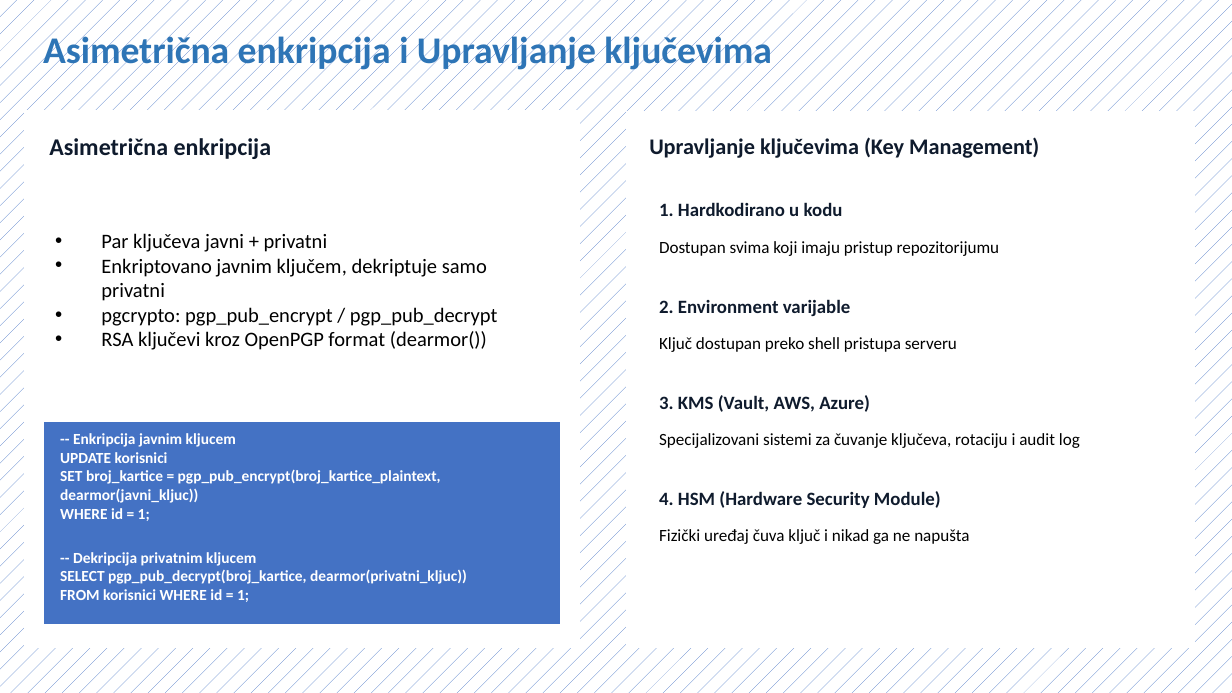
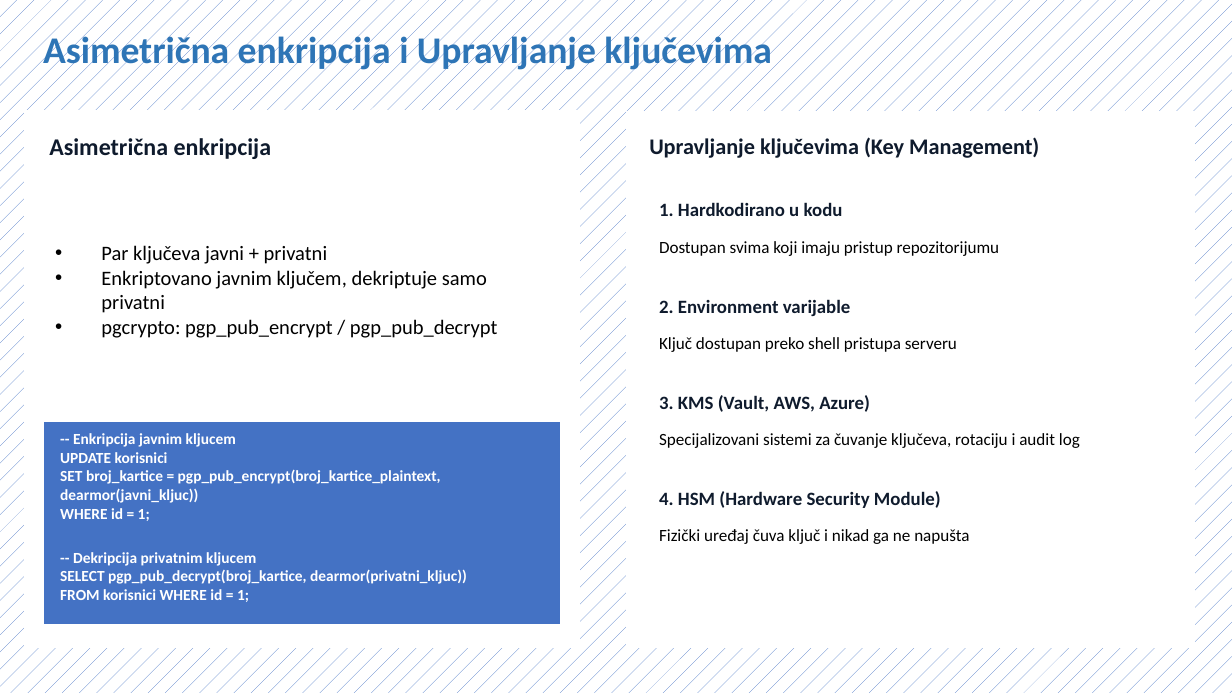
Before and after one commit to NemanjaCyber/SZUBP, a slide deck: slide 5 of P2/pgcrypto_prezentacija.pptx. Drawn at 1232x693 pixels with LibreOffice and Linux fonts; fonts in the diff are those of the drawing. Boxes give left, top, right and bottom in pixels: in the first picture for what was removed or moved away, otherwise in the second. Text is boxed around its words. In the diff, an @@ line names an element or a change of style, - is before the commit and + after.

```diff
--- a/P2/pgcrypto_prezentacija.pptx
+++ b/P2/pgcrypto_prezentacija.pptx
@@ text at (x1=101, y1=331, x2=487, y2=350): paragraph removed @@
-• RSA ključevi kroz OpenPGP format (dearmor())
```
Also in this commit, not shown: 3 other slides changed, 1 other file.
